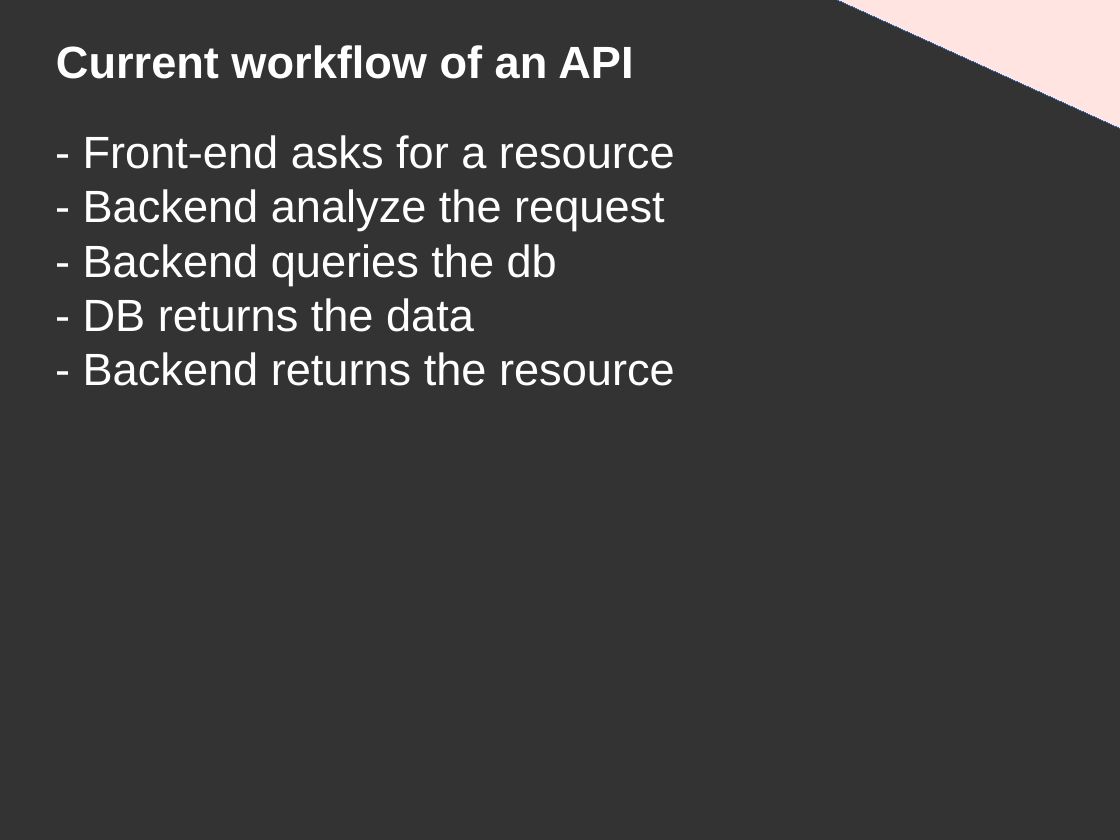
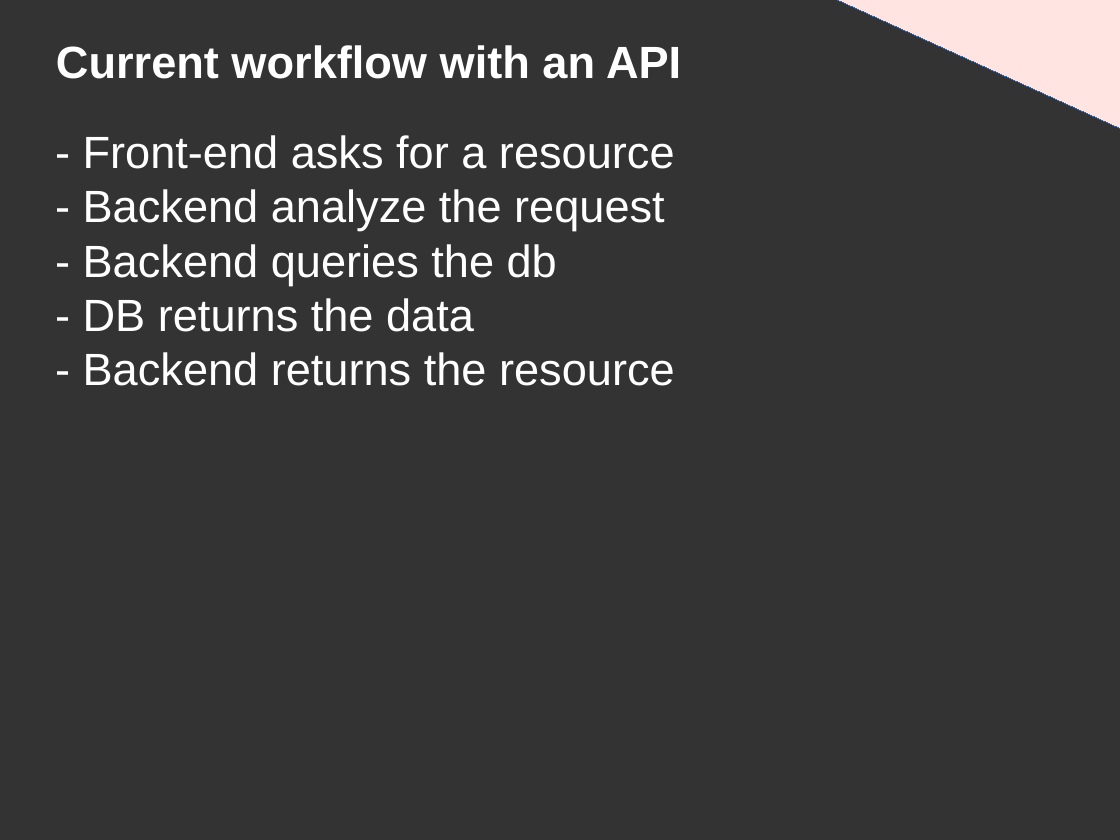
Before and after one commit to DanYellow/presentations, a slide deck: slide 6 of graphql/presentation.odp. Drawn at 1120x840 pixels with LibreOffice and Linux fonts; fonts in the diff are those of the drawing. Boxes give left, top, right and bottom in pixels: in the first picture for what was removed or moved away, otherwise in the second. Text is boxed around its words. In the diff, an @@ line names an element or a change of style, - is before the commit and + after.

```diff
--- a/graphql/presentation.odp
+++ b/graphql/presentation.odp
@@ title at <box>56,45,681,79</box>: text changed @@
-Current workflow of an API
+Current workflow with an API
```
Also in this commit, not shown: 6 other slides changed, 2 slides added, 5 other files.
